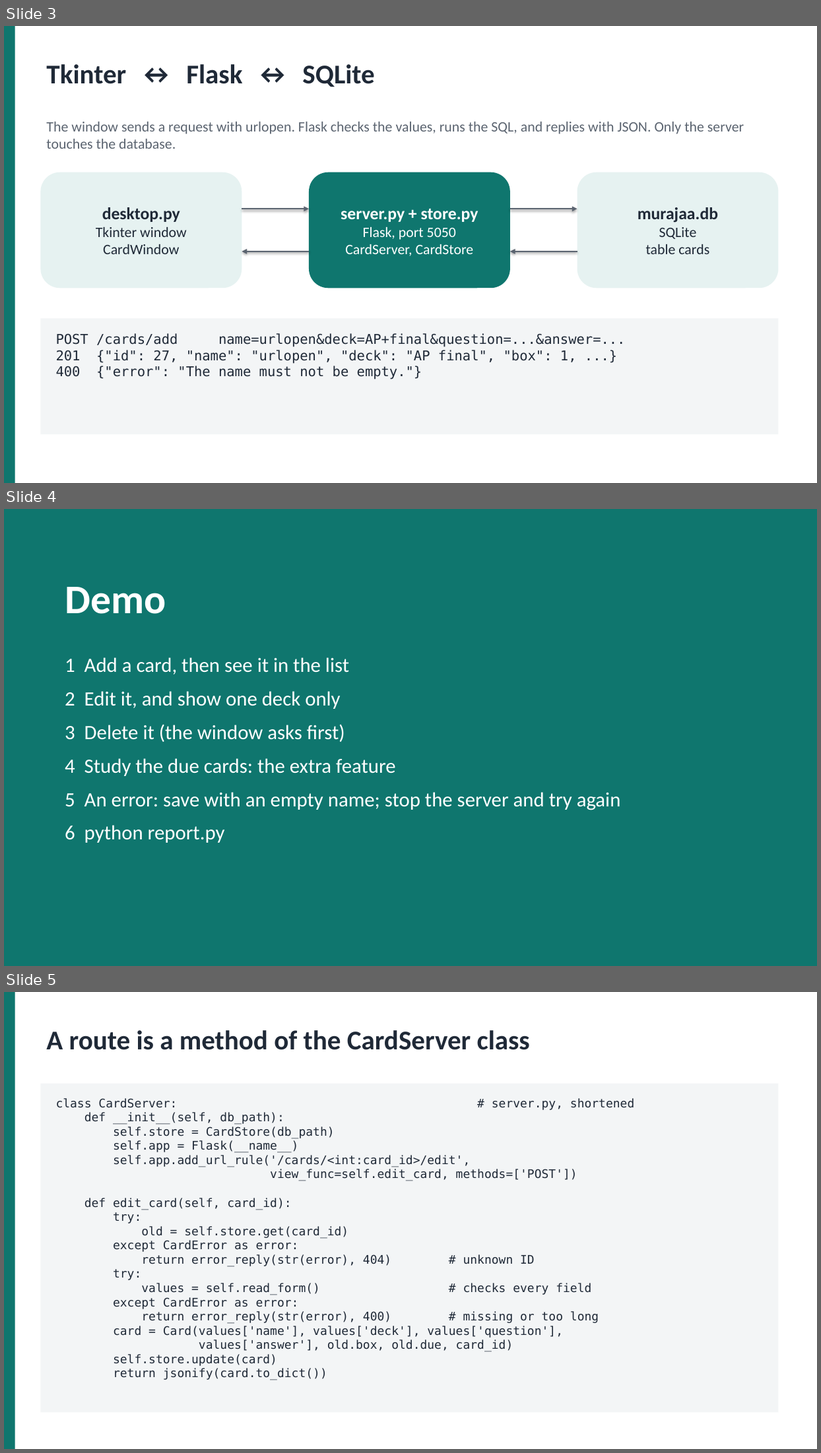
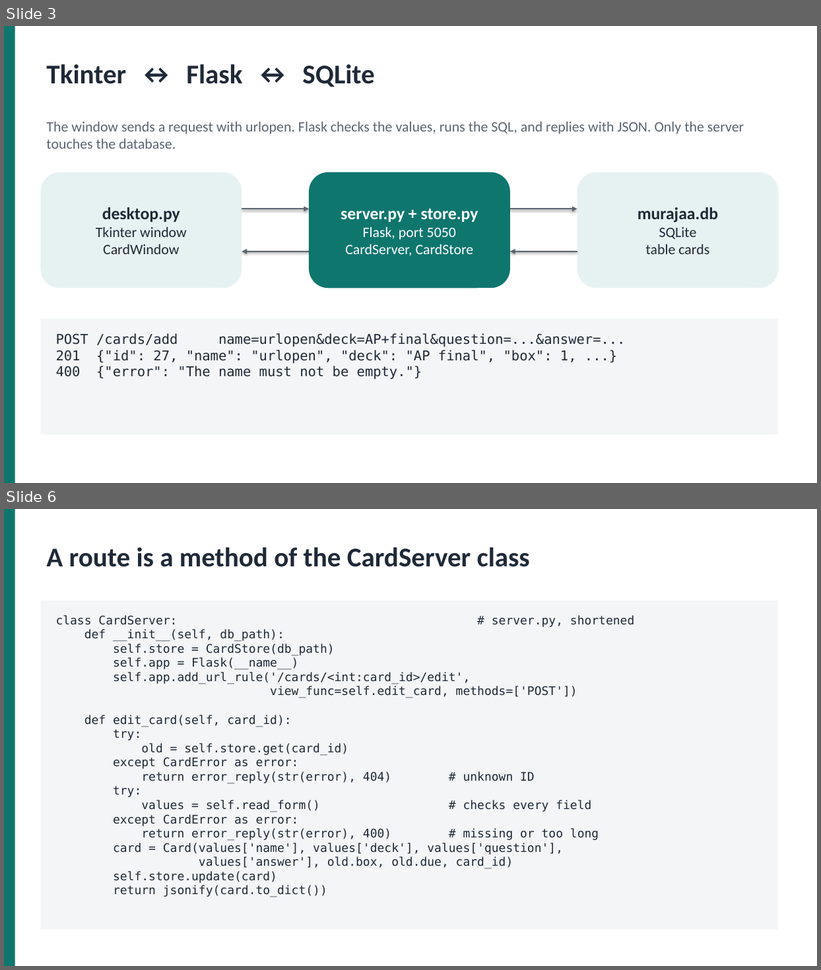
Before and after one commit to belumume/murajaa, a slide deck: Murajaa-presentation.pptx. Shown one above the other, each under a label of ours: slides 3, 4 and 5 before the commit, slides 3 and 6 after it; the slides between them are not shown. The pictures are 821x1453 and 821x970 pixels, drawn with LibreOffice and Linux fonts; fonts in the diff are those of the drawing. Boxes give left, top, right and bottom in pixels: in the first picture for what was removed or moved away, otherwise in the second. Text is boxed around its words. In the diff, an @@ line names an element or a change of style, - is before the commit and + after.

Commit message:
Report PDF and screenshots; slides show the app; database errors as JSON

```diff
--- a/Murajaa-presentation.pptx
+++ b/Murajaa-presentation.pptx
@@ slide 4 removed at (4, 509, 817, 966), background #FFFFFF @@
@@ rectangle removed at (4, 509, 817, 966) @@
@@ text removed at (65, 587, 166, 614) @@
-Demo
@@ text removed at (65, 657, 621, 843) @@
-1 Add a card, then see it in the list
-2 Edit it, and show one deck only
-3 Delete it (the window asks first)
-4 Study the due cards: the extra feature
-5 An error: save with an empty name; stop the server and try again
-6 python report.py
@@ what was slide 5 is now slide 6 @@
```
Also in this commit, not shown: 4 slides changed, 2 slides added, 15 other files.
